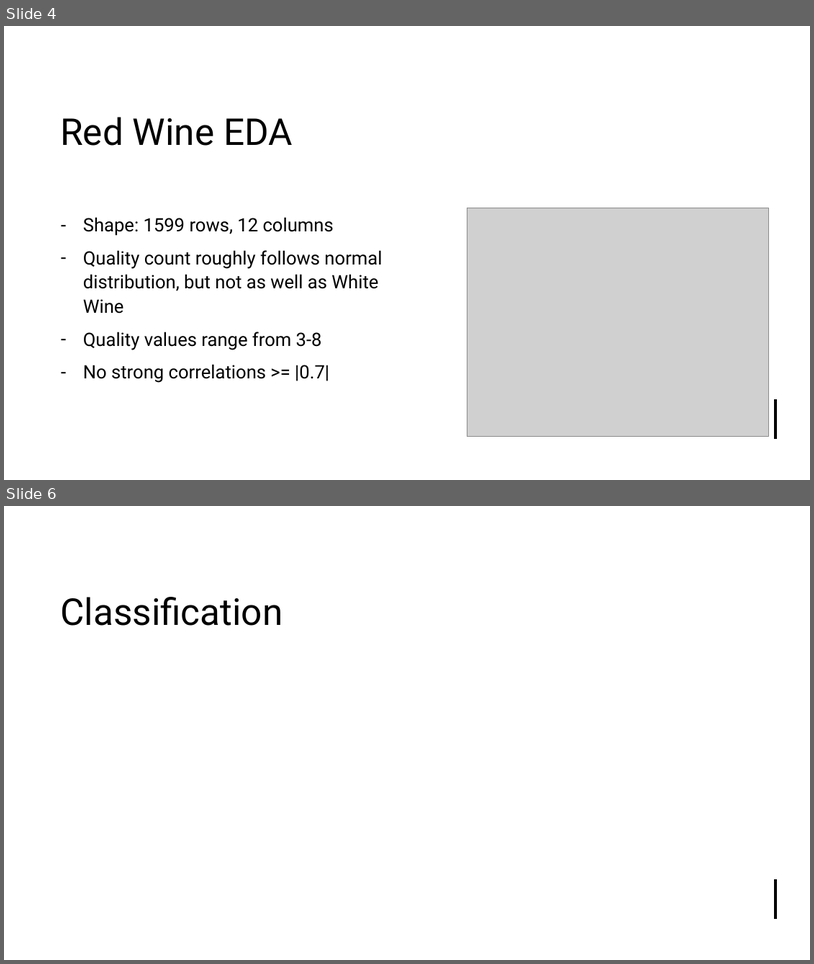
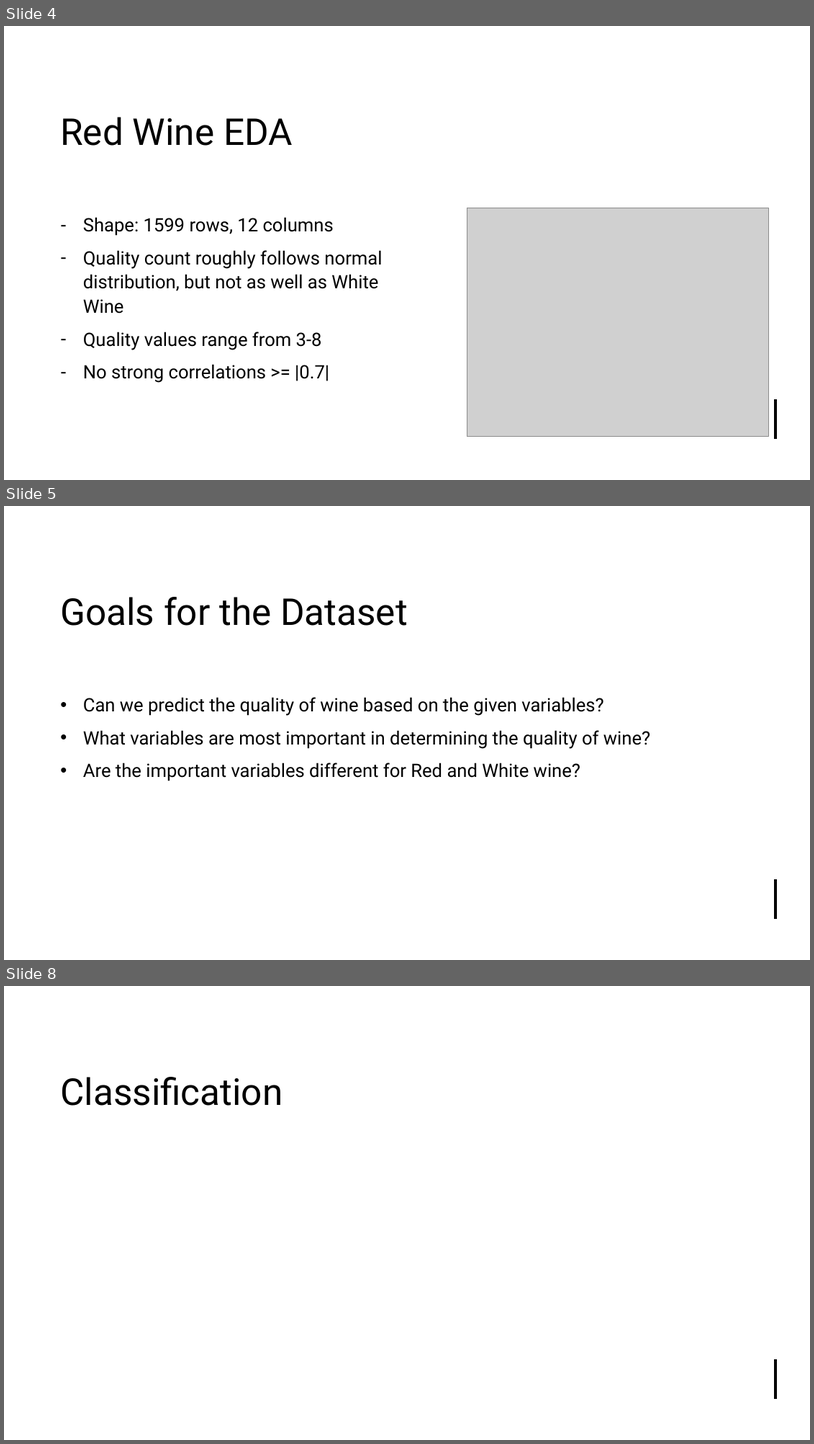
Before and after one commit to Mystaex/CSE4334-Project-Wine, a slide deck: wine_presentation.pptx. Shown one above the other, each under a label of ours: slides 4 and 6 before the commit, slides 4, 5 and 8 after it; the slides between them are not shown. The pictures are 814x964 and 814x1444 pixels, drawn with LibreOffice and Linux fonts; fonts in the diff are those of the drawing; grey boxes stand for pictures. Boxes give left, top, right and bottom in pixels: in the first picture for what was removed or moved away, otherwise in the second. Text is boxed around its words. In the diff, an @@ line names an element or a change of style, - is before the commit and + after.

```diff
--- a/wine_presentation.pptx
+++ b/wine_presentation.pptx
@@ slide 5 added at box(4, 506, 810, 960), background #FFFFFF; not listed: 3 template elements that a slide beside it also shows @@
@@ title added at box(60, 597, 408, 626), 44 pt, text #000000 @@
+Goals for the Dataset
@@ text added at box(83, 697, 651, 781), 22 pt, text #000000 @@
+• Can we predict the quality of wine based on the given variables?
+• What variables are most important in determining the quality of wine?
+• Are the important variables different for Red and White wine?
@@ what was slide 6 is now slide 8 @@
```
Also in this commit, not shown: 2 other slides added, 1 slide removed.
